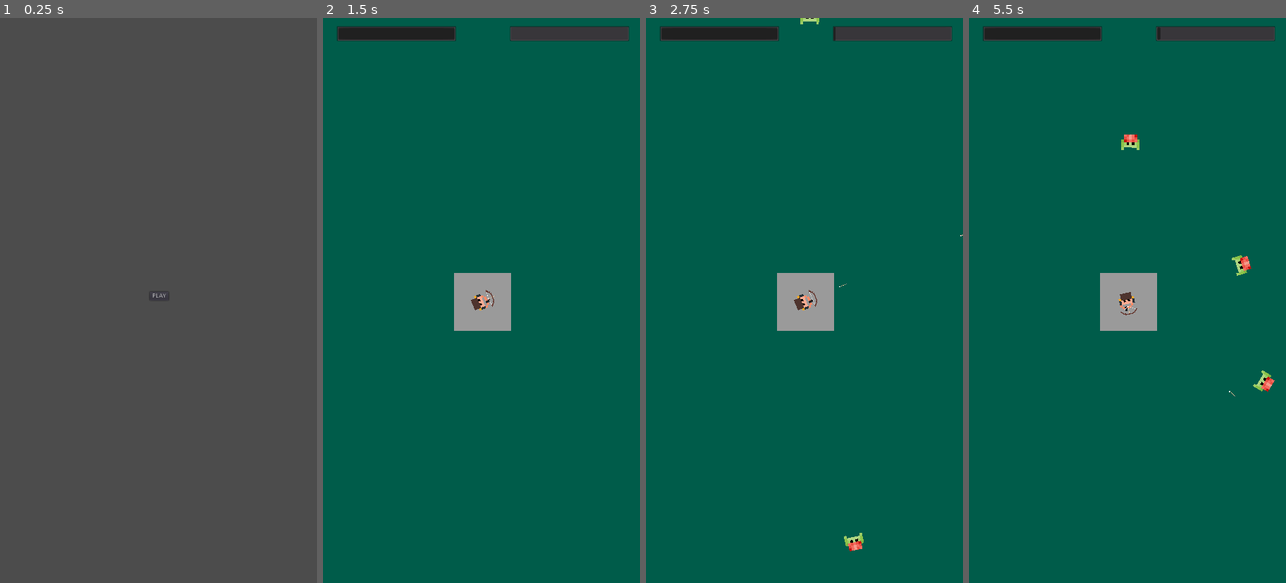
Above: before the commit, frames 1-4 (left to right).
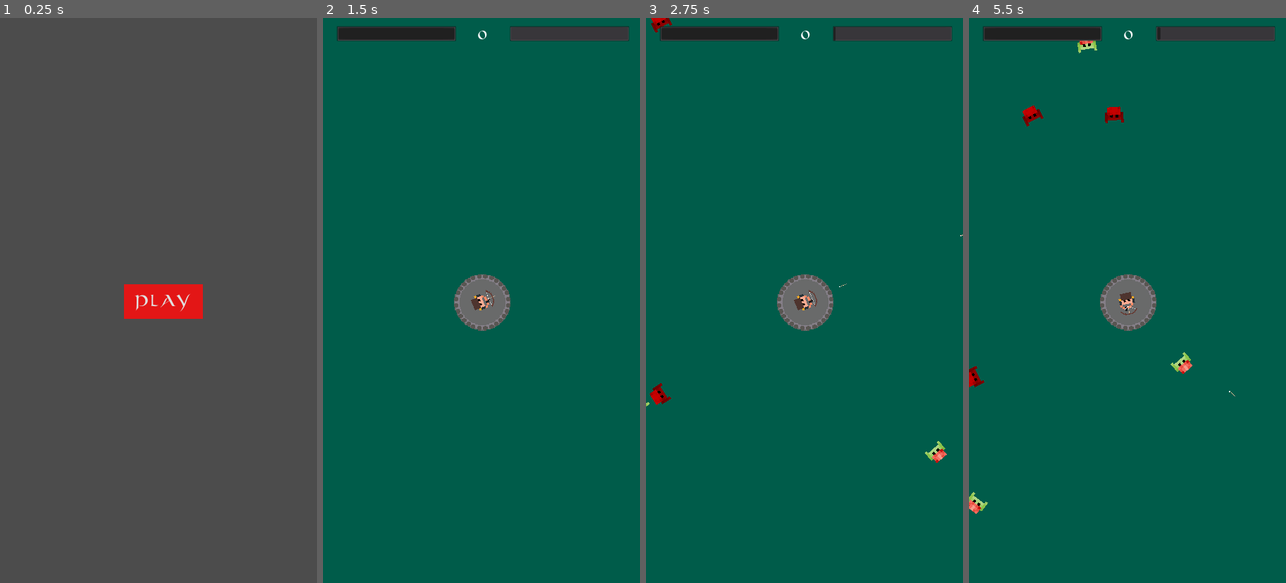
Above: after the commit, the same moments.

Repository: Boyquotes/medieval-zombie-shooter
Game: Godot game, scene res://src/screens/menu/Menu.tscn
Same seed, same stepped clock (60 frames per second), same inputs: the game is played once before the commit and once after it.
Inputs (mouse positions are in pixels of both pictures, inside the frame that each line leads up to):
- Up to frame 1 (0.25 s): no input
- Up to frame 2 (1.5 s): click "PLAY" at 0.5 s; tap Enter at 1.25 s; move the mouse to (551, 272) at 1.27 s; click (551, 272) at 1.42 s
- Up to frame 3 (2.75 s): drag from (741, 328) to (874, 272) at 2.02 s
- Up to frame 4 (5.5 s): move the mouse to (1159, 176) at 2.77 s; click (1159, 176) at 2.92 s; drag from (1111, 413) to (1171, 515) at 3.52 s; move the mouse to (1222, 385) at 4.27 s; click (1222, 385) at 4.42 s; drag from (1032, 215) to (1162, 464) at 5.02 s

The runs differ from the first frame. In frame 1, 1.5% of the frame differs, in the area x 39-64%, y 47-54%; in frame 2, 1.7%; in frame 3, 2.3%; in frame 4, 2.8%, in the area x 0-97%, y 2-88%.

Commit message:
add font and create theme; add humans and points

Diff:
--- a/game/project.godot
+++ b/game/project.godot
@@ -37,6 +37,7 @@
 [gui]
 
 common/drop_mouse_on_gui_input_disabled=true
+theme/custom="res://theme/theme.tres"
 
 [input_devices]
 
@@ -44,8 +45,10 @@
 
 [layer_names]
 
-2d_physics/layer_1="world"
+2d_physics/layer_1="castle"
 2d_physics/layer_2="weapon"
+2d_physics/layer_3="zombie"
+2d_physics/layer_4="human"
 
 [physics]
 
--- a/game/src/actors/armory/ammunition/arrow/Arrow.tscn
+++ b/game/src/actors/armory/ammunition/arrow/Arrow.tscn
@@ -56,7 +56,7 @@
 position = Vector2( 2, 0 )
 scale = Vector2( 3, 3 )
 collision_layer = 0
-collision_mask = 2
+collision_mask = 14
 
 [node name="CollisionShape2D" type="CollisionShape2D" parent="HitDetector"]
 position = Vector2( 3.33333, 0 )
--- a/game/src/actors/castle/Castle.gd
+++ b/game/src/actors/castle/Castle.gd
@@ -2,10 +2,15 @@
 
 signal zombie_entered
 signal zombie_died
+signal human_saved
 
-func _on_ZombieDetector_body_entered(body):
+func _on_ZombieDetector_body_entered(body) -> void:
 	emit_signal("zombie_entered")
 
 
-func _on_ZombieDetector_body_exited(body):
+func _on_ZombieDetector_body_exited(body) -> void:
 	emit_signal("zombie_died")
+
+
+func _on_HumanDetector_body_entered(body) -> void:
+	emit_signal("human_saved")
--- a/game/src/actors/castle/Castle.tscn
+++ b/game/src/actors/castle/Castle.tscn
@@ -1,15 +1,28 @@
-[gd_scene load_steps=4 format=2]
+[gd_scene load_steps=6 format=2]
 
 [ext_resource path="res://src/actors/castle/Castle.gd" type="Script" id=1]
+[ext_resource path="res://assets/castle.png" type="Texture" id=2]
+
+[sub_resource type="CircleShape2D" id=2]
+radius = 64.0
 
 [sub_resource type="CircleShape2D" id=1]
-radius = 149.459
+radius = 84.0
 
-[sub_resource type="RectangleShape2D" id=2]
-extents = Vector2( 64.5, 66 )
+[sub_resource type="CircleShape2D" id=3]
+radius = 99.0051
 
 [node name="Castle" type="Node2D"]
 script = ExtResource( 1 )
+
+[node name="Sprite" type="Sprite" parent="."]
+scale = Vector2( 2, 2 )
+texture = ExtResource( 2 )
+
+[node name="StaticBody2D" type="StaticBody2D" parent="."]
+
+[node name="CollisionShape2D" type="CollisionShape2D" parent="StaticBody2D"]
+shape = SubResource( 2 )
 
 [node name="ZombieDetector" type="Area2D" parent="."]
 collision_layer = 4
@@ -18,18 +31,13 @@
 [node name="CollisionShape2D" type="CollisionShape2D" parent="ZombieDetector"]
 shape = SubResource( 1 )
 
-[node name="ColorRect" type="ColorRect" parent="."]
-margin_left = -64.0
-margin_top = -66.0
-margin_right = 66.0
-margin_bottom = 64.0
-color = Color( 0.603922, 0.603922, 0.603922, 1 )
+[node name="HumanDetector" type="Area2D" parent="."]
+collision_layer = 8
+collision_mask = 8
 
-[node name="StaticBody2D" type="StaticBody2D" parent="."]
-
-[node name="CollisionShape2D" type="CollisionShape2D" parent="StaticBody2D"]
-position = Vector2( 1.5, -1 )
-shape = SubResource( 2 )
+[node name="CollisionShape2D" type="CollisionShape2D" parent="HumanDetector"]
+shape = SubResource( 3 )
 
 [connection signal="body_entered" from="ZombieDetector" to="." method="_on_ZombieDetector_body_entered"]
 [connection signal="body_exited" from="ZombieDetector" to="." method="_on_ZombieDetector_body_exited"]
+[connection signal="body_entered" from="HumanDetector" to="." method="_on_HumanDetector_body_entered"]
--- a/game/src/actors/zombies/Zombie.gd
+++ b/game/src/actors/characters/Character.gd
@@ -29,3 +29,8 @@
 func _on_HitDetector_area_entered(area) -> void:
 	if is_alive:
 		die()
+
+
+func _on_HitDetector_body_entered(body) -> void:
+	if is_alive:
+		die()
--- a/game/src/actors/zombies/Zombie.tscn
+++ b/game/src/actors/characters/Character.tscn
@@ -7,7 +7,7 @@
 [ext_resource path="res://assets/zombie/zombie2.png" type="Texture" id=5]
 [ext_resource path="res://assets/zombie/zombie5.png" type="Texture" id=6]
 [ext_resource path="res://assets/zombie/zombie6.png" type="Texture" id=7]
-[ext_resource path="res://src/actors/zombies/Zombie.gd" type="Script" id=8]
+[ext_resource path="res://src/actors/characters/Character.gd" type="Script" id=8]
 
 [sub_resource type="CircleShape2D" id=1]
 radius = 4.0
@@ -28,7 +28,7 @@
 [sub_resource type="CircleShape2D" id=3]
 radius = 4.0
 
-[node name="Zombie" type="KinematicBody2D"]
+[node name="Character" type="KinematicBody2D"]
 scale = Vector2( 6, 6 )
 collision_layer = 7
 collision_mask = 7
--- /dev/null
+++ b/game/src/actors/characters/humans/Human.tscn
@@ -0,0 +1,17 @@
+[gd_scene load_steps=2 format=2]
+
+[ext_resource path="res://src/actors/characters/Character.tscn" type="PackedScene" id=1]
+
+[node name="Human" instance=ExtResource( 1 )]
+collision_layer = 8
+collision_mask = 2
+
+[node name="AnimatedSprite" parent="." index="1"]
+modulate = Color( 0.886275, 0.0823529, 0.0823529, 1 )
+self_modulate = Color( 0.913725, 0.0745098, 0.0745098, 1 )
+
+[node name="HitDetector" parent="." index="2"]
+collision_layer = 0
+collision_mask = 3
+
+[connection signal="body_entered" from="HitDetector" to="." method="_on_HitDetector_body_entered"]
--- /dev/null
+++ b/game/src/actors/characters/zombies/Zombie.tscn
@@ -0,0 +1,10 @@
+[gd_scene load_steps=2 format=2]
+
+[ext_resource path="res://src/actors/characters/Character.tscn" type="PackedScene" id=1]
+
+[node name="Zombie" instance=ExtResource( 1 )]
+collision_layer = 5
+collision_mask = 2
+
+[node name="HitDetector" parent="." index="2"]
+collision_mask = 0
--- a/game/src/screens/game/Game.gd
+++ b/game/src/screens/game/Game.gd
@@ -1,42 +1,51 @@
 extends Node2D
 
-const ZOMBIE = preload("res://src/actors/zombies/Zombie.tscn")
+const ZOMBIE = preload("res://src/actors/characters/zombies/Zombie.tscn")
+const HUMAN = preload("res://src/actors/characters/humans/Human.tscn")
+
 # defines how far away the zombie can spawn outside of the screen
 const SCREEN_MARGIN = 50
 
-onready var life_bar = $LifeBar
-onready var wave_bar = $WaveProgressBar
+onready var life_bar = $HUD/LifeBar
+onready var wave_bar = $HUD/WaveProgressBar
+onready var saved_humans_label = $HUD/SavedHumans
+onready var carchters = $Charachters
 
 var damage = 0
+var saved_humans = 0
 
 func _ready() -> void:
 	randomize()
 
 func _on_Timer_timeout() -> void:
 	_spawn_zombie()
+	_spawn_human()
 	life_bar.value -= damage
 
 	if life_bar.value <= 0:
 		get_tree().change_scene("res://src/screens/menu/Menu.tscn")
 
+func _spawn_zombie():
+	# TODO make more zombie types
+	_spawn(ZOMBIE.instance())
+	wave_bar.value += 1
 
-func _spawn_zombie() -> void:
-	var zombie = ZOMBIE.instance()
+func _spawn_human():
+	# TODO make more human types
+	_spawn(HUMAN.instance())
 
+func _spawn(character:KinematicBody2D) -> void:
 	# pick random outside screen position on top, left, right or bottom
 	match(randi() % 4):
 		0:
-			zombie.position = Vector2(rand_range( - SCREEN_MARGIN , Global.SCREEN_WIDTH + SCREEN_MARGIN), rand_range(- SCREEN_MARGIN , 0))
+			character.position = Vector2(rand_range( - SCREEN_MARGIN , Global.SCREEN_WIDTH + SCREEN_MARGIN), rand_range(- SCREEN_MARGIN , 0))
 		1:
-			zombie.position = Vector2(rand_range( - SCREEN_MARGIN , Global.SCREEN_WIDTH + SCREEN_MARGIN), rand_range(Global.SCREEN_HEIGHT , Global.SCREEN_HEIGHT + SCREEN_MARGIN))
+			character.position = Vector2(rand_range( - SCREEN_MARGIN , Global.SCREEN_WIDTH + SCREEN_MARGIN), rand_range(Global.SCREEN_HEIGHT , Global.SCREEN_HEIGHT + SCREEN_MARGIN))
 		2:
-			zombie.position = Vector2(rand_range( - SCREEN_MARGIN , 0 ), rand_range(0  , Global.SCREEN_HEIGHT ))
+			character.position = Vector2(rand_range( - SCREEN_MARGIN , 0 ), rand_range(0  , Global.SCREEN_HEIGHT ))
 		_:
-			zombie.position = Vector2(rand_range( Global.SCREEN_WIDTH, Global.SCREEN_WIDTH + SCREEN_MARGIN),rand_range(0  , Global.SCREEN_HEIGHT ))
-
-	add_child(zombie)
-
-	wave_bar.value += 1
+			character.position = Vector2(rand_range( Global.SCREEN_WIDTH, Global.SCREEN_WIDTH + SCREEN_MARGIN),rand_range(0  , Global.SCREEN_HEIGHT ))
+	carchters.add_child(character)
 
 
 
@@ -46,3 +55,8 @@
 
 func _on_Castle_zombie_entered():
 	damage += 1
+
+
+func _on_Castle_human_saved():
+	saved_humans += 1
+	saved_humans_label.text = str(saved_humans)
--- a/game/src/screens/game/Game.tscn
+++ b/game/src/screens/game/Game.tscn
@@ -7,12 +7,43 @@
 [node name="Game" type="Node2D"]
 script = ExtResource( 2 )
 
-[node name="ColorRect" type="ColorRect" parent="."]
+[node name="Backgorund" type="ColorRect" parent="."]
 margin_left = -150.0
 margin_top = -122.0
 margin_right = 912.0
 margin_bottom = 1438.0
 color = Color( 0, 0.360784, 0.290196, 1 )
+
+[node name="Charachters" type="Node2D" parent="."]
+
+[node name="HUD" type="Control" parent="."]
+anchor_right = 1.0
+anchor_bottom = 1.0
+
+[node name="LifeBar" type="ProgressBar" parent="HUD"]
+margin_left = 31.0
+margin_top = 18.0
+margin_right = 303.0
+margin_bottom = 53.0
+step = 1.0
+value = 100.0
+percent_visible = false
+
+[node name="WaveProgressBar" type="ProgressBar" parent="HUD"]
+margin_left = 424.0
+margin_top = 18.0
+margin_right = 696.0
+margin_bottom = 53.0
+step = 1.0
+percent_visible = false
+
+[node name="SavedHumans" type="Label" parent="HUD"]
+margin_left = 308.0
+margin_top = 13.0
+margin_right = 420.0
+margin_bottom = 57.0
+text = "0"
+align = 1
 
 [node name="Castle" parent="." instance=ExtResource( 3 )]
 position = Vector2( 362, 644 )
@@ -23,23 +54,7 @@
 [node name="Timer" type="Timer" parent="."]
 autostart = true
 
-[node name="LifeBar" type="ProgressBar" parent="."]
-margin_left = 31.0
-margin_top = 18.0
-margin_right = 303.0
-margin_bottom = 53.0
-step = 1.0
-value = 100.0
-percent_visible = false
-
-[node name="WaveProgressBar" type="ProgressBar" parent="."]
-margin_left = 424.0
-margin_top = 18.0
-margin_right = 696.0
-margin_bottom = 53.0
-step = 1.0
-percent_visible = false
-
+[connection signal="human_saved" from="Castle" to="." method="_on_Castle_human_saved"]
 [connection signal="zombie_died" from="Castle" to="." method="_on_Castle_zombie_died"]
 [connection signal="zombie_entered" from="Castle" to="." method="_on_Castle_zombie_entered"]
 [connection signal="timeout" from="Timer" to="." method="_on_Timer_timeout"]
--- a/game/src/screens/menu/Menu.tscn
+++ b/game/src/screens/menu/Menu.tscn
@@ -12,14 +12,14 @@
 anchor_top = 0.5
 anchor_right = 0.5
 anchor_bottom = 0.5
-margin_left = -20.0
-margin_top = -20.0
-margin_right = 20.0
-margin_bottom = 20.0
+margin_left = -54.5
+margin_top = -22.0
+margin_right = 54.5
+margin_bottom = 22.0
 
 [node name="Play" type="Button" parent="Buttons"]
-margin_right = 43.0
-margin_bottom = 20.0
+margin_right = 109.0
+margin_bottom = 44.0
 text = "PLAY"
 
 [connection signal="pressed" from="Buttons/Play" to="." method="_on_Play_pressed"]
--- /dev/null
+++ b/game/theme/theme.tres
@@ -0,0 +1,20 @@
+[gd_resource type="Theme" load_steps=4 format=2]
+
+[sub_resource type="StyleBoxFlat" id=1]
+bg_color = Color( 0.890196, 0.0862745, 0.0862745, 1 )
+expand_margin_left = 25.0
+expand_margin_right = 25.0
+expand_margin_top = 15.0
+expand_margin_bottom = 15.0
+
+[sub_resource type="DynamicFontData" id=3]
+font_path = "res://theme/roman-uncial-modern/RomanUncialModern.ttf"
+
+[sub_resource type="DynamicFont" id=2]
+size = 42
+font_data = SubResource( 3 )
+
+[resource]
+default_font = SubResource( 2 )
+Button/styles/normal = SubResource( 1 )
+Button/styles/pressed = null
Binary file added: game/assets/castle.png
Not shown, added: game/assets/castle.png.import
Not shown, added: game/theme/roman-uncial-modern/OFL.txt
Binary file added: game/theme/roman-uncial-modern/RomanUncialModern.ttf
Not shown, added: OFL.txt
Not shown, changed: README.md
Not shown, added: game/assets/rotunda.zip
